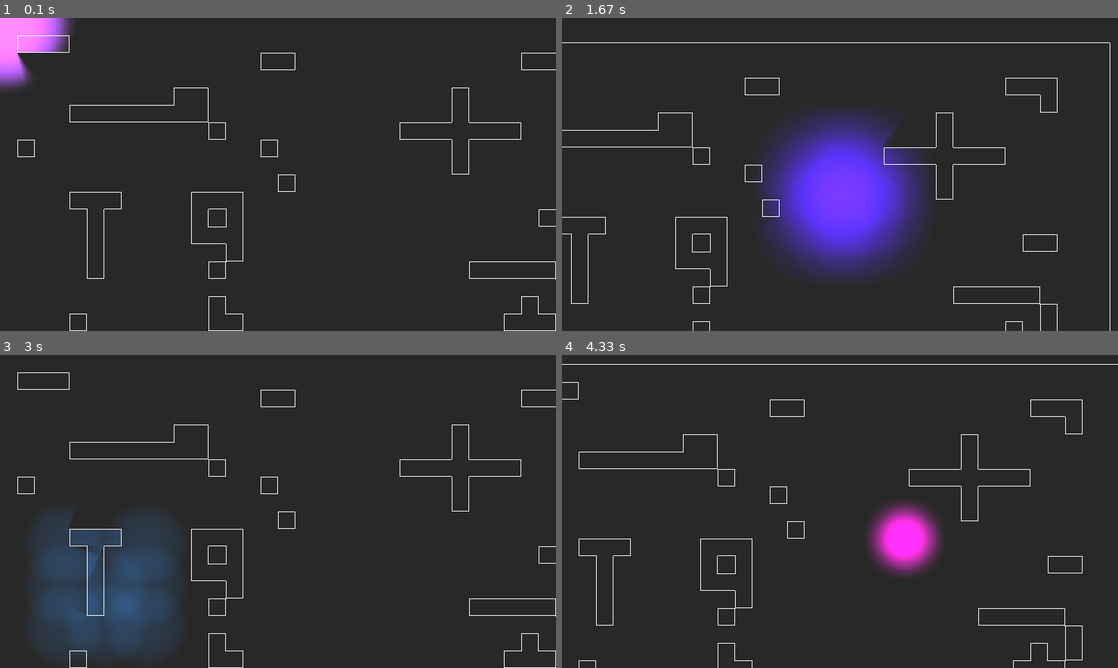
Above: before the commit, frames 1-4 (two rows, left to right).
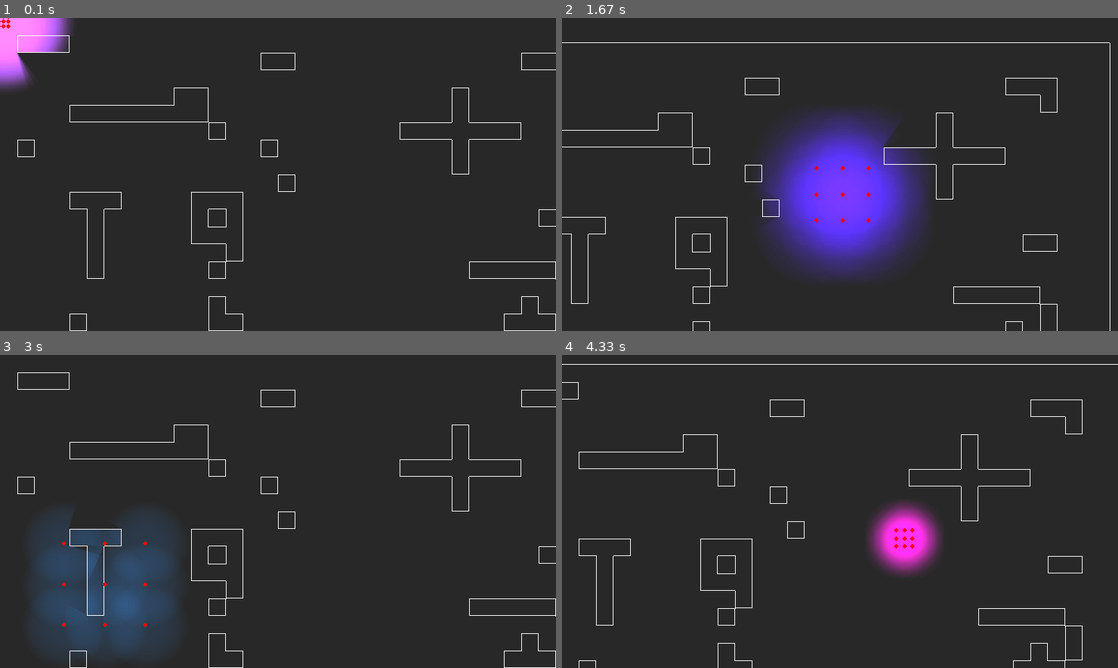
Above: after the commit, the same moments.

Repository: Sarvesh-Mk/pyweek_35
Game: pygame game, started from main.py
Same seed, same stepped clock (60 frames per second), same inputs: the game is played once before the commit and once after it.
Inputs (mouse positions are in pixels of both pictures, inside the frame that each line leads up to):
- Up to frame 1 (0.1 s): no input
- Up to frame 2 (1.67 s): hold D 0.33-0.8 s; move the mouse to (817, 187) at 0.37 s; hold W 0.83-1.13 s; move the mouse to (1017, 165) at 0.87 s; hold D 1.17-1.63 s; move the mouse to (840, 193) at 1.2 s
- Up to frame 3 (3 s): hold A 1.67-2.2 s; move the mouse to (144, 514) at 1.7 s; hold S 2.23-2.53 s; move the mouse to (333, 580) at 2.27 s; hold A 2.57-2.97 s; move the mouse to (105, 583) at 2.6 s
- Up to frame 4 (4.33 s): hold W 3-3.37 s; move the mouse to (923, 401) at 3.03 s; hold D 3.4-4.03 s; move the mouse to (1045, 621) at 3.43 s; hold S from 4.07 s (still down); move the mouse to (906, 539) at 4.1 s

The runs differ from the first frame. In frame 1, less than 0.1% of the frame differs, in the area x 0-2%, y 0-4%; in frame 2, less than 0.1%, in the area x 45-56%, y 47-66%; in frame 3, less than 0.1%; in frame 4, less than 0.1%.

Commit message:
dot lights

Diff:
--- a/lights.py
+++ b/lights.py
@@ -24,10 +24,16 @@
         self.moving_box_id = self.light_box.add_dynamic_walls(lighting.box([1200, 100], [20, 20]))
 
     def draw(self, screen, offset):
+        mx, my = pygame.mouse.get_pos()
         self.visible_walls = self.light_box.render(screen, offset)
         # wall lines
         for wall in self.visible_walls:
             wall.render(screen)
+
+        # dots for light
+        for m in self.mouse_light_offsets:
+            pygame.draw.circle(screen, (255, 0, 0), (mx + m[0], my + m[1]), 3)
+
 
     def update(self, timer, offset):
         self.light_box.update_dynamic_walls(self.moving_box_id, lighting.box([1200 + math.sin(timer / 100) * 50, 100 + math.sin(timer / 72) * 100], [(1 + math.sin(timer / 60)) * 50, (1 + math.sin(timer / 65)) * 50]))
--- a/main.py
+++ b/main.py
@@ -53,6 +53,7 @@
             self.offset[1] -= 2
         if self.controls.down:
             self.offset[1] += 2
+
         self.lights.update(self.timer, self.offset)
         self.all_sprites.update()
 
